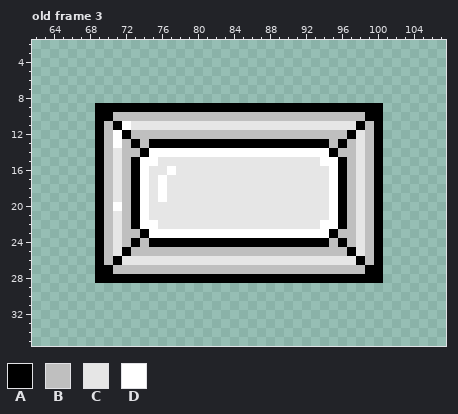
Two states of a pixel-art file, Protótipos/Arquivos - Aseprite/Telas/botao.aseprite. This is how it looked before the edit.
171x40 pixels, 4 frames. Shown: old frame 3: x 62..107, y 2..35. The commit also changed other frames, which this record leaves out.
Palette (. is transparent): A #000000  B #bfbfbf  C #e6e6e6  D #ffffff
Pixels before, old frame 3, first column x 69:
 9 AAAAAAAAAAAAAAAAAAAAAAAAAAAAAAAA
10 AABBBBBBBBBBBBBBBBBBBBBBBBBBBBAA
11 ABADCCCCCCCCCCCCCCCCCCCCCCCCCABA
12 ABDABBBBBBBBBBBBBBBBBBBBBBBBACBA
13 ABDBABAAAAAAAAAAAAAAAAAAAABABCBA
14 ABCBBADDDDDDDDDDDDDDDDDDDDABBCBA
15 ABCBADDCCCCCCCCCCCCCCCCCCDDABCBA
16 ABCBADCCDCCCCCCCCCCCCCCCCCDABCBA
17 ABCBADCDCCCCCCCCCCCCCCCCCCDABCBA
18 ABCBADCDCCCCCCCCCCCCCCCCCCDABCBA
19 ABCBADCDCCCCCCCCCCCCCCCCCCDABCBA
20 ABDBADCCCCCCCCCCCCCCCCCCCCDABCBA
21 ABCBADCCCCCCCCCCCCCCCCCCCCDABCBA
22 ABCBADDCCCCCCCCCCCCCCCCCCDDABCBA
23 ABCBBADDDDDDDDDDDDDDDDDDDDABBCBA
24 ABCBABAAAAAAAAAAAAAAAAAAAABABCBA
25 ABCABBBBBBBBBBBBBBBBBBBBBBBBACBA
26 ABACCCCCCCCCCCCCCCCCCCCCCCCCCABA
27 AABBBBBBBBBBBBBBBBBBBBBBBBBBBBAA
28 AAAAAAAAAAAAAAAAAAAAAAAAAAAAAAAA
The same view after the edit:
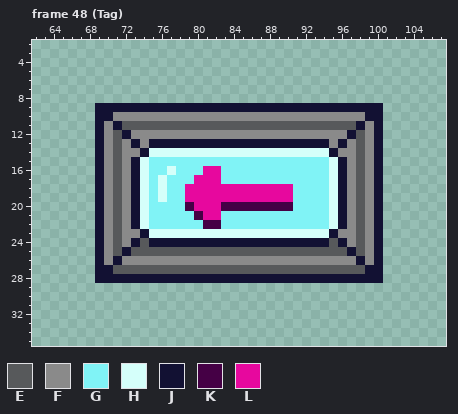
Colours new in this view: E #57595b  F #8a8a8a  G #80f3f6  H #d5fffa  J #121133  K #450045  L #e7089e
A new or re-ordered frame is compared with the old frame closest to it.
Changes in this commit:
frames 4 -> 64
layer "Layer 2" added
Changed rows in their new state; - is an unchanged pixel.
Frame 48 (Tag) is new; against old frame 3, layers "Layer 2", "Layer 1":
first column x 69:
 9 JJJJJJJJJJJJJJJJJJJJJJJJJJJJJJJJ
10 JJFFFFFFFFFFFFFFFFFFFFFFFFFFFFJJ
11 JFJEEEEEEEEEEEEEEEEEEEEEEEEEEJFJ
12 JFEJFFFFFFFFFFFFFFFFFFFFFFFFJEFJ
13 JFEFJFJJJJJJJJJJJJJJJJJJJJFJFEFJ
14 JFEFFJHHHHHHHHHHHHHHHHHHHHJFFEFJ
15 JFEFJHGGGGGGGGGGGGGGGGGGGGHJFEFJ
16 JFEFJHGGHGGGLLGGGGGGGGGGGGHJFEFJ
17 JFEFJHGHGGGLLLGGGGGGGGGGGGHJFEFJ
18 JFEFJHGHGGLLLLLLLLLLLLGGGGHJFEFJ
19 JFEFJHGHGGLLLLLLLLLLLLGGGGHJFEFJ
20 JFEFJHGGGGKLLLKKKKKKKKGGGGHJFEFJ
21 JFEFJHGGGGGKLLGGGGGGGGGGGGHJFEFJ
22 JFEFJHGGGGGGKKGGGGGGGGGGGGHJFEFJ
23 JFEFFJHHHHHHHHHHHHHHHHHHHHJFFEFJ
24 JFEFJEJJJJJJJJJJJJJJJJJJJJEJFEFJ
25 JFEJEEEEEEEEEEEEEEEEEEEEEEEEJEFJ
26 JFJFFFFFFFFFFFFFFFFFFFFFFFFFFJFJ
27 JJEEEEEEEEEEEEEEEEEEEEEEEEEEEEJJ
28 JJJJJJJJJJJJJJJJJJJJJJJJJJJJJJJJ
Where, in picture pixels (left, top, right, bottom), the same in both pictures:
changed: (95, 103, 383, 283)
